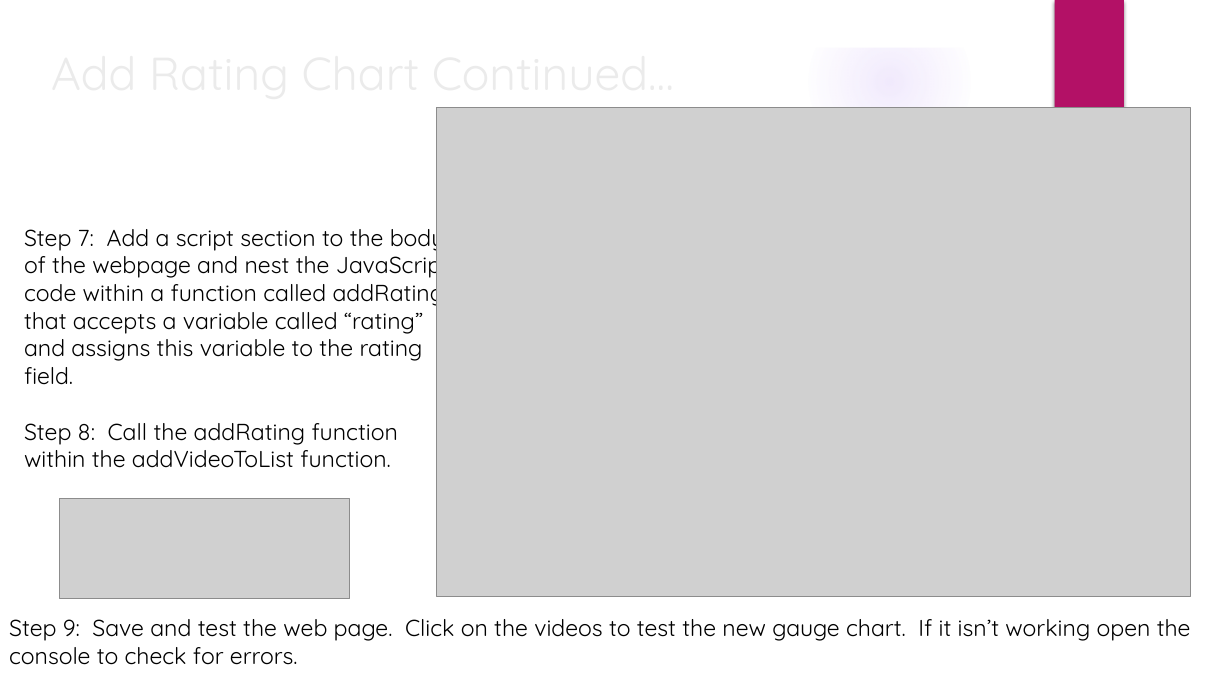
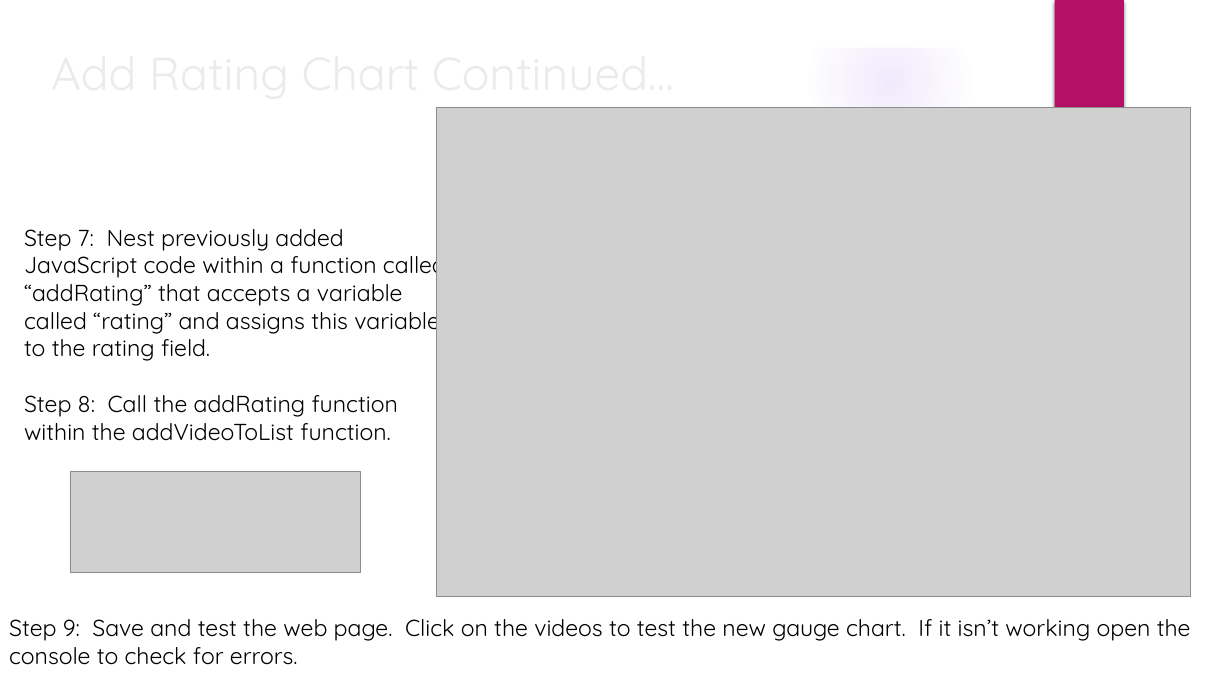
Before and after one commit to LauraBiss/apis_materials, a slide deck: slide 9 of Intro to APIs.pptx. Drawn at 1232x693 pixels with LibreOffice and Linux fonts; fonts in the diff are those of the drawing; grey boxes stand for pictures; background and template pictures are left out. Boxes give left, top, right and bottom in pixels: in the first picture for what was removed or moved away, otherwise in the second. Text is boxed around its words. In the diff, an @@ line names an element or a change of style, - is before the commit and + after.

```diff
--- a/Intro to APIs.pptx
+++ b/Intro to APIs.pptx
@@ text at bbox=[24, 229, 446, 361]: text changed @@
-Step 7: Add a script section to the body of the webpage and nest the JavaScript code within a function called addRating that accepts a variable called “rating” and assigns this variable to the rating field.
+Step 7: Nest previously added JavaScript code within a function called “addRating” that accepts a variable called “rating” and assigns this variable to the rating field.
@@ picture: place and size @@
-picture at bbox=[59, 498, 349, 599]
+picture at bbox=[70, 471, 360, 572]
```
Also in this commit, not shown: 3 other slides changed, 2 slides added, 3 other files.
